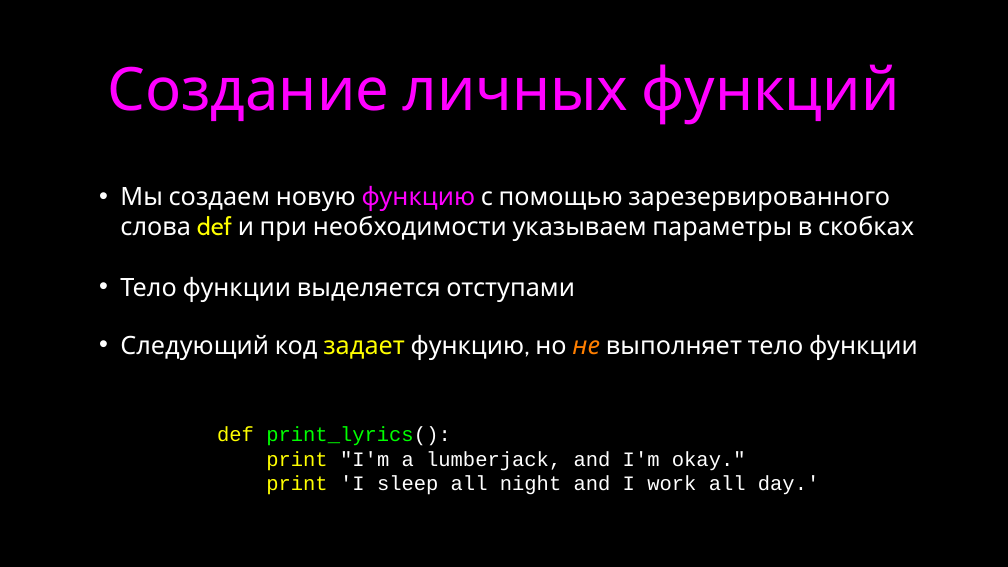
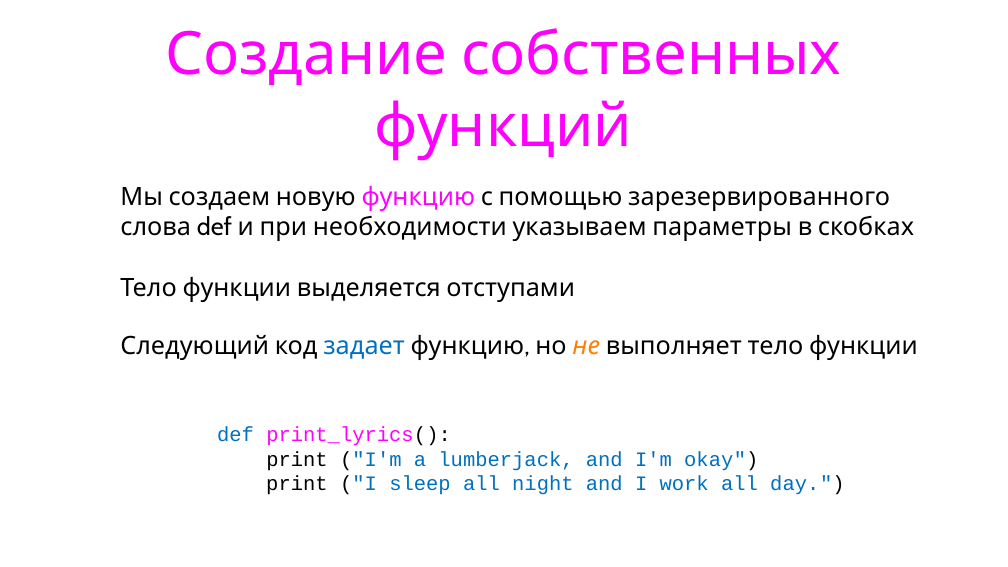
Before and after one commit to maxchv/LearnPython, a slide deck: slide 22 of week04/Functions.pptx (slide 14 before the commit). Drawn at 1008x567 pixels with LibreOffice and Linux fonts; fonts in the diff are those of the drawing. Boxes give left, top, right and bottom in pixels: in the first picture for what was removed or moved away, otherwise in the second. Text is boxed around its words. In the diff, an @@ line names an element or a change of style, - is before the commit and + after.

```diff
--- a/week04/Functions.pptx
+++ b/week04/Functions.pptx
@@ background #000000 to #FFFFFF @@
@@ title at (x1=166, y1=28, x2=841, y2=161): text changed @@
-Создание личных функций
+Создание собственных функций
@@ text "Мы создаем новую функцию с ..." at (x1=120, y1=186, x2=918, y2=360): text colour #FFFFFF to #000000 in "Мы создаем новую с помощью зарезервированного слова ...", "Тело функции выделяется отступами", "Следующий код функцию, но выполняет тело функции"; text colour #FFFF00 to #000000 in "def"; text colour #FFFF00 to #0070C0 in "задает" @@
@@ text at (x1=217, y1=427, x2=451, y2=446): text colour #FFFF00 to #0070C0 in "def"; text colour #00FF00 to #FF00FF, text colour #FFFFFF to #000000 in "print_lyrics():" @@
@@ text at (x1=266, y1=451, x2=844, y2=495): text changed; text colour #FFFFFF to #0070C0 @@
-print "I'm a lumberjack, and I'm okay."
-print 'I sleep all night and I work all day.'
+print ("I'm a lumberjack, and I'm okay")
+print ("I sleep all night and I work all day.")
```
Also in this commit, not shown: 18 other slides changed, 15 slides added, 2 slides removed.
